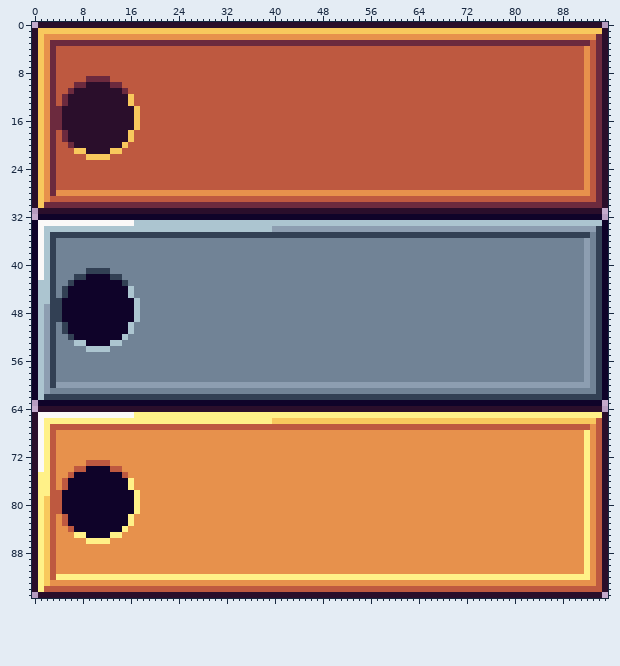
Sprite sheet, stored at Assets/Sprite/augmentation2.png. That is the earlier state.
The file is 96x96 pixels.
New version:
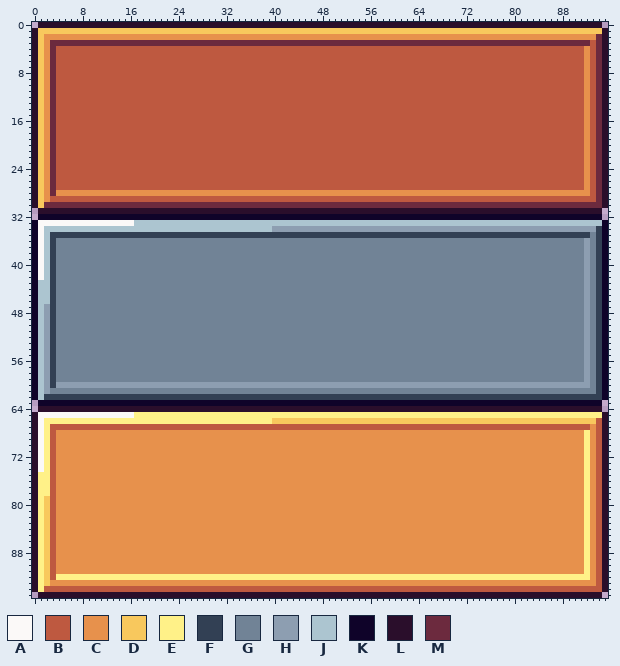
Palette (. is transparent): A #fbf9f8  B #be5940  C #e7914c  D #f8c85d  E #fff188  F #324054  G #718396  H #8d9eb1  J #acc5d0  K #0f0329  L #2a0e2b  M #6c2a3e
Log entry: [feat] 스프라이트 수정
The exact change:
{"y":9,"x":9,"old":"MMMM","new":"BBBB"}
{"y":10,"x":7,"old":"MMLLLLMM","new":"BBBBBBBB"}
{"y":11,"x":6,"old":"MLLLLLLLLM","new":"BBBBBBBBBB"}
{"y":12,"x":5,"old":"MLLLLLLLLLLD","new":"BBBBBBBBBBBB"}
{"y":13,"x":5,"old":"MLLLLLLLLLLD","new":"BBBBBBBBBBBB"}
{"y":14,"x":4,"old":"MLLLLLLLLLLLLD","new":"BBBBBBBBBBBBBB"}
{"y":15,"x":4,"old":"MLLLLLLLLLLLLD","new":"BBBBBBBBBBBBBB"}
{"y":16,"x":4,"old":"MLLLLLLLLLLLLD","new":"BBBBBBBBBBBBBB"}
{"y":17,"x":4,"old":"MLLLLLLLLLLLLD","new":"BBBBBBBBBBBBBB"}
{"y":18,"x":5,"old":"MLLLLLLLLLLD","new":"BBBBBBBBBBBB"}
{"y":19,"x":5,"old":"MLLLLLLLLLLD","new":"BBBBBBBBBBBB"}
{"y":20,"x":6,"old":"MLLLLLLLLD","new":"BBBBBBBBBB"}
{"y":21,"x":7,"old":"DDLLLLDD","new":"BBBBBBBB"}
{"y":22,"x":9,"old":"DDDD","new":"BBBB"}
{"y":41,"x":9,"old":"FFFF","new":"GGGG"}
{"y":42,"x":7,"old":"FFKKKKFF","new":"GGGGGGGG"}
{"y":43,"x":6,"old":"FKKKKKKKKF","new":"GGGGGGGGGG"}
{"y":44,"x":5,"old":"FKKKKKKKKKKJ","new":"GGGGGGGGGGGG"}
{"y":45,"x":5,"old":"FKKKKKKKKKKJ","new":"GGGGGGGGGGGG"}
{"y":46,"x":4,"old":"FKKKKKKKKKKKKJ","new":"GGGGGGGGGGGGGG"}
{"y":47,"x":4,"old":"FKKKKKKKKKKKKJ","new":"GGGGGGGGGGGGGG"}
{"y":48,"x":4,"old":"FKKKKKKKKKKKKJ","new":"GGGGGGGGGGGGGG"}
{"y":49,"x":4,"old":"FKKKKKKKKKKKKJ","new":"GGGGGGGGGGGGGG"}
{"y":50,"x":5,"old":"FKKKKKKKKKKJ","new":"GGGGGGGGGGGG"}
{"y":51,"x":5,"old":"FKKKKKKKKKKJ","new":"GGGGGGGGGGGG"}
{"y":52,"x":6,"old":"FKKKKKKKKJ","new":"GGGGGGGGGG"}
{"y":53,"x":7,"old":"JJKKKKJJ","new":"GGGGGGGG"}
{"y":54,"x":9,"old":"JJJJ","new":"GGGG"}
{"y":73,"x":9,"old":"BBBB","new":"CCCC"}
{"y":74,"x":7,"old":"BBKKKKBB","new":"CCCCCCCC"}
{"y":75,"x":6,"old":"BKKKKKKKKB","new":"CCCCCCCCCC"}
{"y":76,"x":5,"old":"BKKKKKKKKKKE","new":"CCCCCCCCCCCC"}
{"y":77,"x":5,"old":"BKKKKKKKKKKE","new":"CCCCCCCCCCCC"}
{"y":78,"x":4,"old":"BKKKKKKKKKKKKE","new":"CCCCCCCCCCCCCC"}
{"y":79,"x":4,"old":"BKKKKKKKKKKKKE","new":"CCCCCCCCCCCCCC"}
{"y":80,"x":4,"old":"BKKKKKKKKKKKKE","new":"CCCCCCCCCCCCCC"}
{"y":81,"x":4,"old":"BKKKKKKKKKKKKE","new":"CCCCCCCCCCCCCC"}
{"y":82,"x":5,"old":"BKKKKKKKKKKE","new":"CCCCCCCCCCCC"}
{"y":83,"x":5,"old":"BKKKKKKKKKKE","new":"CCCCCCCCCCCC"}
{"y":84,"x":6,"old":"BKKKKKKKKE","new":"CCCCCCCCCC"}
{"y":85,"x":7,"old":"EEKKKKEE","new":"CCCCCCCC"}
{"y":86,"x":9,"old":"EEEE","new":"CCCC"}
